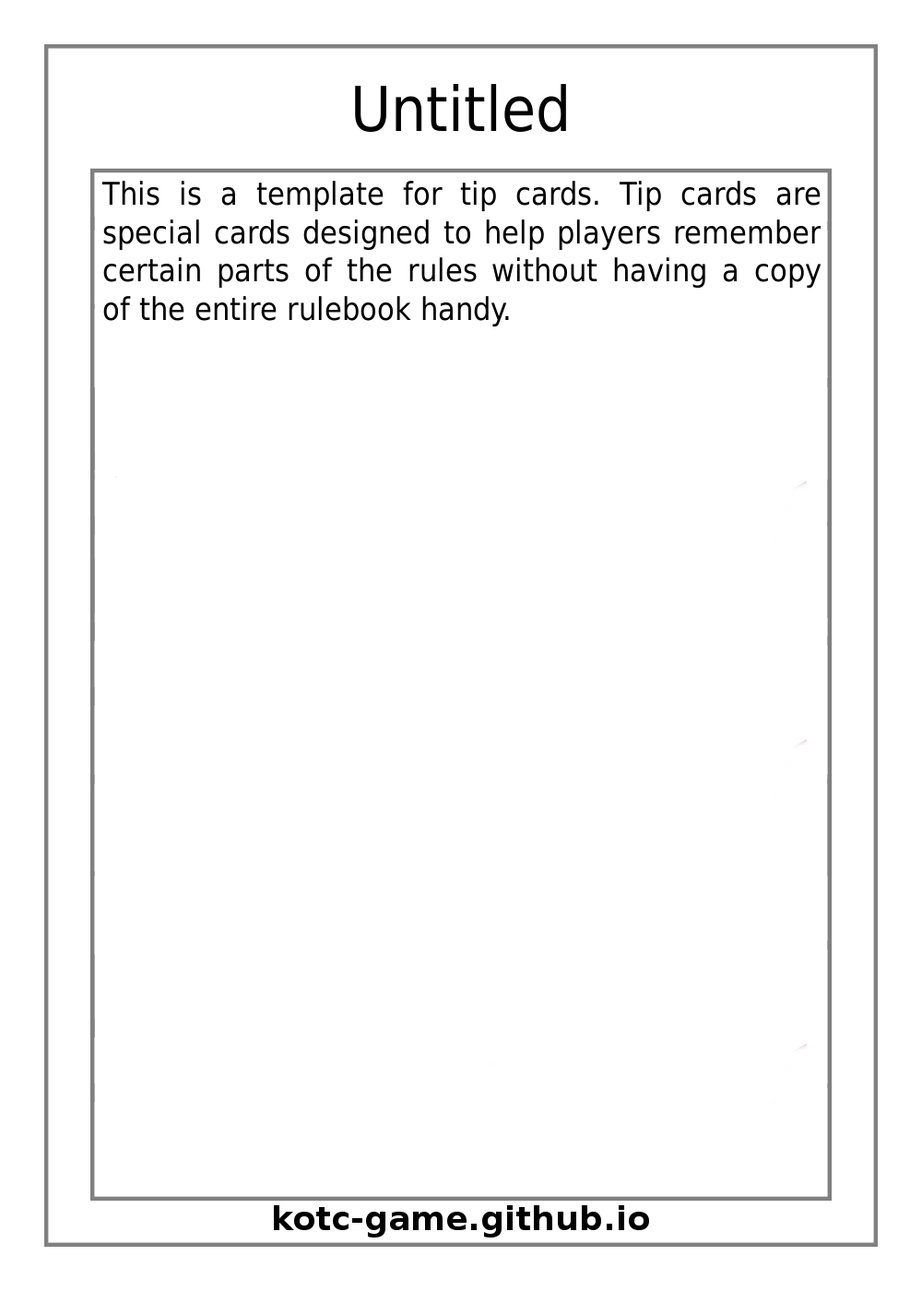
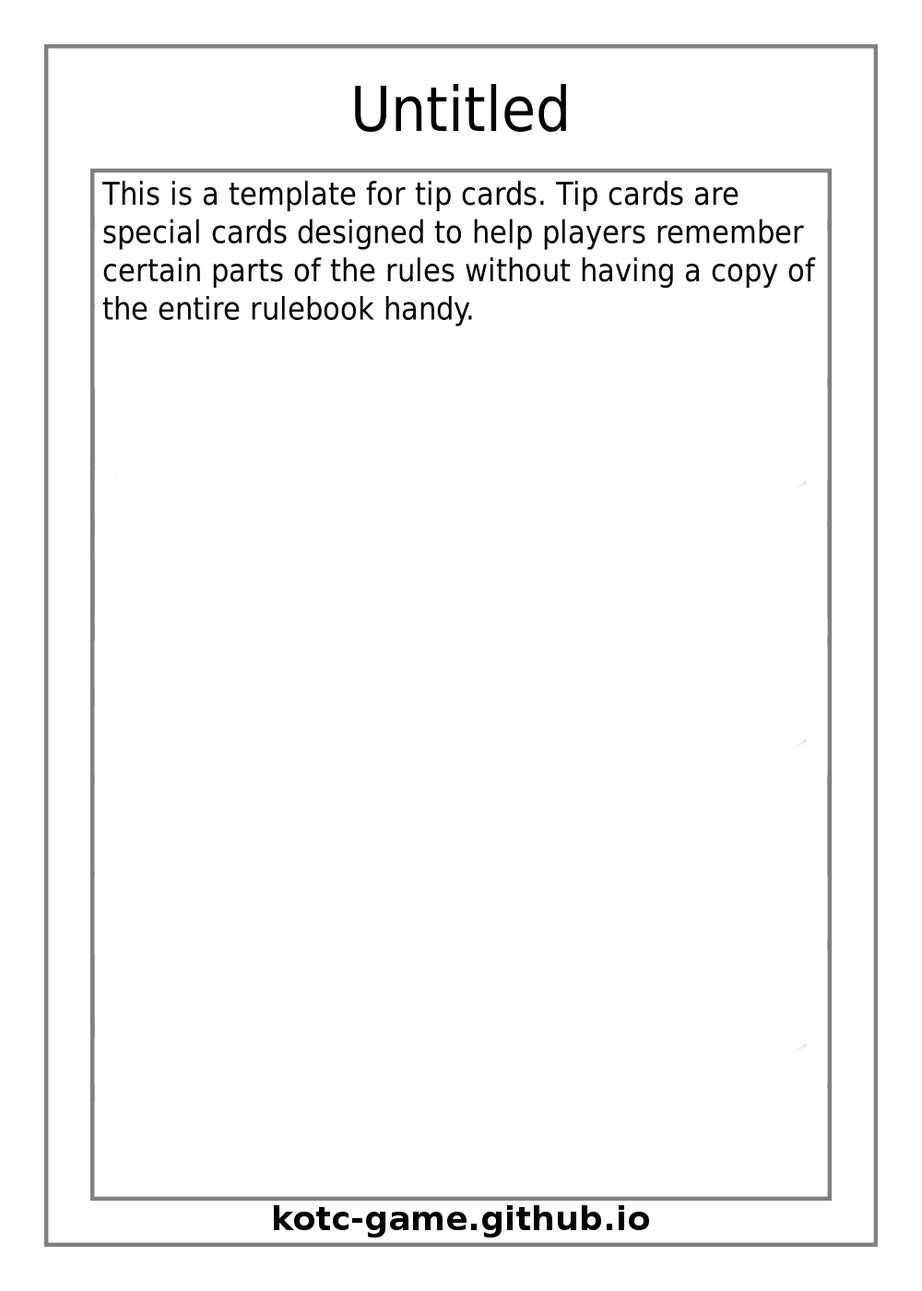
Revision of a layered w=922, h=1291 image; what changed, layer by layer:
painted on "Effect Text" over bbox(102, 180, 822, 328)
